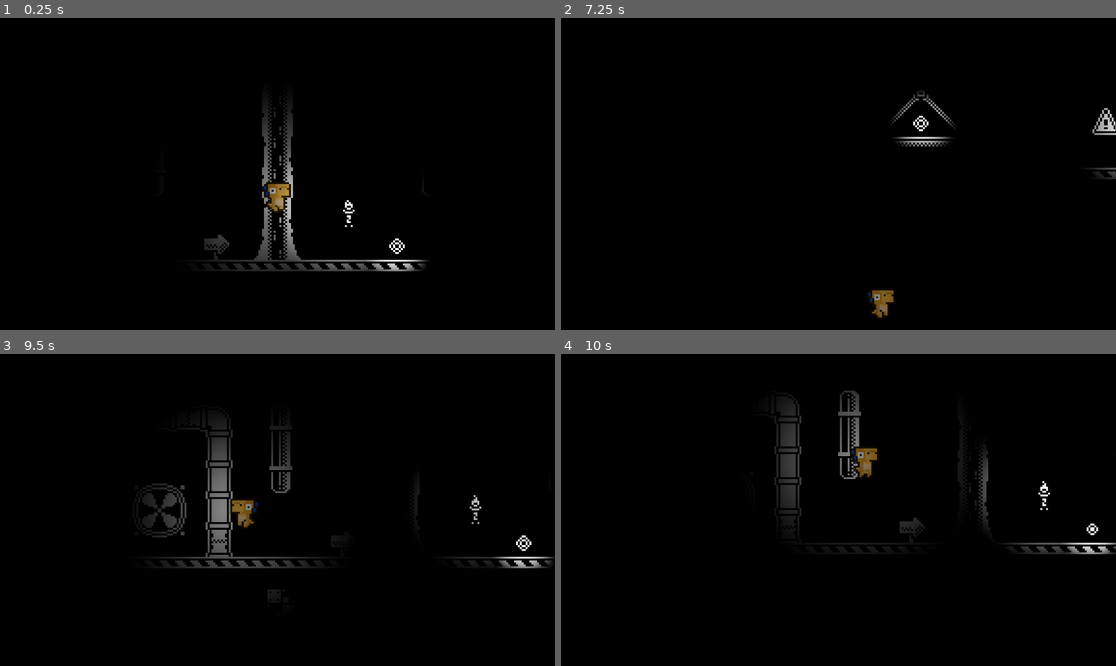
Above: before the commit, frames 1-4 (two rows, left to right).
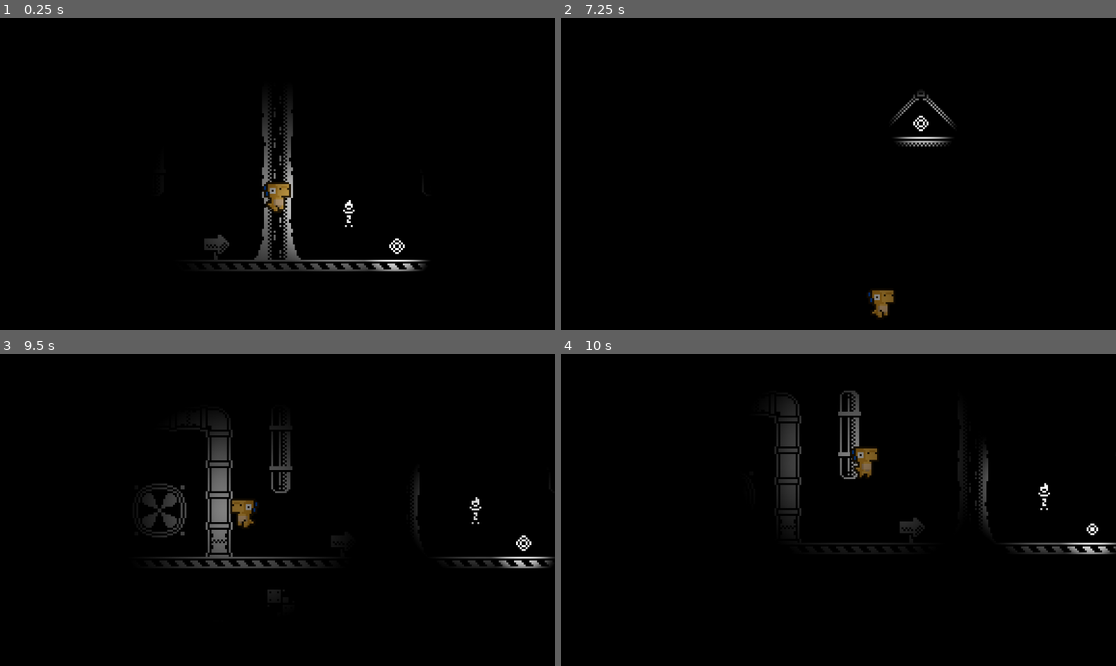
Above: after the commit, the same moments.

Repository: HyperekDerg/programowanie-gier
Game: Godot game, scene res://scenes/game.tscn
Two runs of this game, one before a commit and one after it. Both use one fixed random seed, a clock stepped at 60 frames per second and the inputs below.
Inputs:
- Up to frame 1 (0.25 s): no input
- Up to frame 2 (7.25 s): tap Enter (ui_accept) at 0.5, 0.77, 1.52, 3.02, 3.77, 4.52, 6.02, 6.77 s; hold Right (ui_right) 0.53-2.03 s; hold Left (ui_left) 2.03-4.28 s; hold Right (ui_right) from 4.28 s (still down)
- Up to frame 3 (9.5 s): tap Enter (ui_accept) at 7.52, 9.02 s; release Right (ui_right) at 8.03 s; hold Left (ui_left) from 8.03 s (still down)
- Up to frame 4 (10 s): release Left (ui_left) at 9.53 s; hold Right (ui_right) from 9.53 s (still down); tap Enter (ui_accept) at 9.77 s

The runs differ from the first frame. In frame 1, less than 0.1% of the frame differs, in the area x 62-64%, y 58-60%; in frame 2, 0.3%, in the area x 95-100%, y 28-52%; in frame 3, less than 0.1%; in frame 4, less than 0.1%.

Commit message:
Pierwsza wersja audio
Dodano pierwszą obsługę dla audio. Utworzono nowy kanał
dla SFX czyli efektów dźwiękowych. Dodano skrypt
który umożliwia generowanie audio dla pochodni w
sposób taki że audio na siebie się nie nakłada,
jest ładowane i zwalniane.

Diff:
--- /dev/null
+++ b/projekt/default_bus_layout.tres
@@ -0,0 +1,9 @@
+[gd_resource type="AudioBusLayout" format=3 uid="uid://b2myibcr3h4c"]
+
+[resource]
+bus/1/name = &"SFX"
+bus/1/solo = false
+bus/1/mute = false
+bus/1/bypass_fx = false
+bus/1/volume_db = 0.0
+bus/1/send = &"Master"
--- a/projekt/project.godot
+++ b/projekt/project.godot
@@ -14,6 +14,14 @@
 run/main_scene="uid://d0mwd0d8odydg"
 config/features=PackedStringArray("4.6", "Forward Plus")
 config/icon="res://icon.svg"
+
+[audio]
+
+buses/default_bus_layout="uid://b2myibcr3h4c"
+
+[autoload]
+
+TorchAudioManager="*uid://c14u3uwfbr521"
 
 [input]
 
--- a/projekt/scenes/torch.gd
+++ /dev/null
@@ -1,30 +0,0 @@
-extends AnimatableBody2D
-
-@onready var point_light_2d: PointLight2D = $PointLight2D
-
-@export var flicker_speed: float = 2.0
-@export var jitter_strength: float = 0.4
-@export var min_energy: float = 0.4
-@export var max_energy: float = 1.2
-
-var noise := FastNoiseLite.new()
-var t := 0.0
-
-func _ready() -> void:
-	noise.noise_type = FastNoiseLite.TYPE_SIMPLEX_SMOOTH
-	noise.seed = randi()
-	noise.frequency = 0.8
-
-func _process(delta: float) -> void:
-	t += delta * flicker_speed
-
-	# Two noise samples offset in time — richer than one + randf
-	var n1 = noise.get_noise_1d(t)
-	var n2 = noise.get_noise_1d(t * 2.3 + 17.0)
-	var combined = n1 * 0.7 + n2 * 0.3
-
-	# Occasional sharp jitter (not every frame)
-	if randf() < 0.08:
-		combined += randf_range(-jitter_strength, jitter_strength)
-
-	point_light_2d.energy = lerp(min_energy, max_energy, clamp(combined * 0.5 + 0.5, 0.0, 1.0))
--- a/projekt/scenes/torch.tscn
+++ b/projekt/scenes/torch.tscn
@@ -1,6 +1,6 @@
 [gd_scene format=3 uid="uid://daglfv2ih4u1w"]
 
-[ext_resource type="Script" uid="uid://dn4kg8umdigvc" path="res://scenes/torch.gd" id="1_my26j"]
+[ext_resource type="Script" uid="uid://dn4kg8umdigvc" path="res://scripts/torch.gd" id="1_my26j"]
 [ext_resource type="Texture2D" uid="uid://du4m7ollc42w5" path="res://assets/torch - animated.png" id="3_o2tjn"]
 
 [sub_resource type="AtlasTexture" id="AtlasTexture_r3k50"]
@@ -59,7 +59,7 @@
 [node name="AnimatedSprite2D" type="AnimatedSprite2D" parent="." unique_id=2139159966]
 sprite_frames = SubResource("SpriteFrames_21l5o")
 autoplay = "default"
-frame_progress = 0.22497584
+frame_progress = 0.08233673
 
 [node name="PointLight2D" type="PointLight2D" parent="." unique_id=1564901226]
 position = Vector2(0, -3)
@@ -71,3 +71,5 @@
 position = Vector2(0, 5)
 shape = SubResource("CircleShape2D_my26j")
 disabled = true
+
+[node name="ScreenNotifier" type="VisibleOnScreenEnabler2D" parent="." unique_id=836977409]
--- /dev/null
+++ b/projekt/scripts/TorchAudioManager.gd
@@ -0,0 +1,84 @@
+extends Node
+
+const FLICKER_SPEED := 1.5
+const BASE_DB := 6
+const FLICKER_DB := 1.5
+const PITCH_VARIATION := 0.03
+
+var _shared_player: AudioStreamPlayer2D
+var _torches: Array[Node2D] = []
+# Audio flicker params
+var _noise := FastNoiseLite.new()
+var _t := 0.0
+
+
+func _ready() -> void:
+	_noise.noise_type = FastNoiseLite.TYPE_SIMPLEX_SMOOTH
+	_noise.seed = randi()
+	_noise.frequency = 0.6
+
+	_shared_player = AudioStreamPlayer2D.new()
+	_shared_player.stream = preload("res://assets/sounds/torch.wav")
+	_shared_player.max_distance = 250.0
+	_shared_player.attenuation = 1.5
+	_shared_player.bus = "SFX"
+	add_child(_shared_player)
+
+
+func _process(delta: float) -> void:
+	if _torches.is_empty():
+		return
+
+	_t += delta * FLICKER_SPEED
+
+	# Move shared player to nearest torch relative to camera
+	var listener_pos := _get_listener_position()
+	var nearest := _find_nearest(listener_pos)
+	_shared_player.global_position = nearest.global_position
+
+	# Subtle audio flicker
+	var n := _noise.get_noise_1d(_t)
+	_shared_player.volume_db = BASE_DB + n * FLICKER_DB
+	_shared_player.pitch_scale = 1.0 + n * PITCH_VARIATION
+
+	if randf() < 0.015:
+		_shared_player.pitch_scale += randf_range(0.05, 0.12)
+		_shared_player.volume_db += randf_range(1.0, 2.0)
+
+
+func register_torch(torch: Node2D) -> void:
+	if torch not in _torches:
+		_torches.append(torch)
+	_update_player_active()
+
+
+func unregister_torch(torch: Node2D) -> void:
+	_torches.erase(torch)
+	_update_player_active()
+
+
+func _update_player_active() -> void:
+	if _torches.is_empty():
+		_shared_player.stop()
+		set_process(false)
+	elif not _shared_player.playing:
+		_shared_player.play()
+		set_process(true)
+
+
+func _find_nearest(from: Vector2) -> Node2D:
+	var best: Node2D = _torches[0]
+	var best_dist := from.distance_squared_to(best.global_position)
+	for torch in _torches:
+		var d := from.distance_squared_to(torch.global_position)
+		if d < best_dist:
+			best_dist = d
+			best = torch
+	return best
+
+
+func _get_listener_position() -> Vector2:
+	var vp := get_viewport()
+	if vp:
+		return vp.get_camera_2d().global_position if vp.get_camera_2d() else vp.get_visible_rect().get_center()
+	return Vector2.ZERO
--- /dev/null
+++ b/projekt/scripts/torch.gd
@@ -0,0 +1,58 @@
+extends AnimatableBody2D
+
+@export var flicker_speed: float = 2.0
+@export var jitter_strength: float = 0.4
+@export var min_energy: float = 0.4
+@export var max_energy: float = 1.2
+
+var noise := FastNoiseLite.new()
+var t := 0.0
+
+@onready var point_light_2d: PointLight2D = $PointLight2D
+@onready var screen_notifier: VisibleOnScreenNotifier2D = $ScreenNotifier
+
+
+func _ready() -> void:
+	noise.noise_type = FastNoiseLite.TYPE_SIMPLEX_SMOOTH
+	noise.seed = randi()
+	noise.frequency = 0.8
+
+	# Start disabled screen notifier enables on demand
+	set_process(false)
+	point_light_2d.enabled = false
+
+	screen_notifier.screen_entered.connect(_on_screen_entered)
+	screen_notifier.screen_exited.connect(_on_screen_exited)
+
+	TorchAudioManager.register_torch(self)
+
+
+func _process(delta: float) -> void:
+	t += delta * flicker_speed
+
+	var n1 := noise.get_noise_1d(t)
+	var n2 := noise.get_noise_1d(t * 2.3 + 17.0)
+	var combined := n1 * 0.7 + n2 * 0.3
+
+	if randf() < 0.08:
+		combined += randf_range(-jitter_strength, jitter_strength)
+
+	point_light_2d.energy = lerp(
+		min_energy,
+		max_energy,
+		clamp(combined * 0.5 + 0.5, 0.0, 1.0),
+	)
+
+
+func _exit_tree() -> void:
+	TorchAudioManager.unregister_torch(self)
+
+
+func _on_screen_entered() -> void:
+	set_process(true)
+	point_light_2d.enabled = true
+
+
+func _on_screen_exited() -> void:
+	set_process(false)
+	point_light_2d.enabled = false
Not shown, added: projekt/assets/sounds/torch.wav.import
Not shown, added: projekt/scripts/TorchAudioManager.gd.uid
Renamed: projekt/scenes/torch.gd.uid -> projekt/scripts/torch.gd.uid
Not shown, added: projekt/assets/sounds/torch.wav
